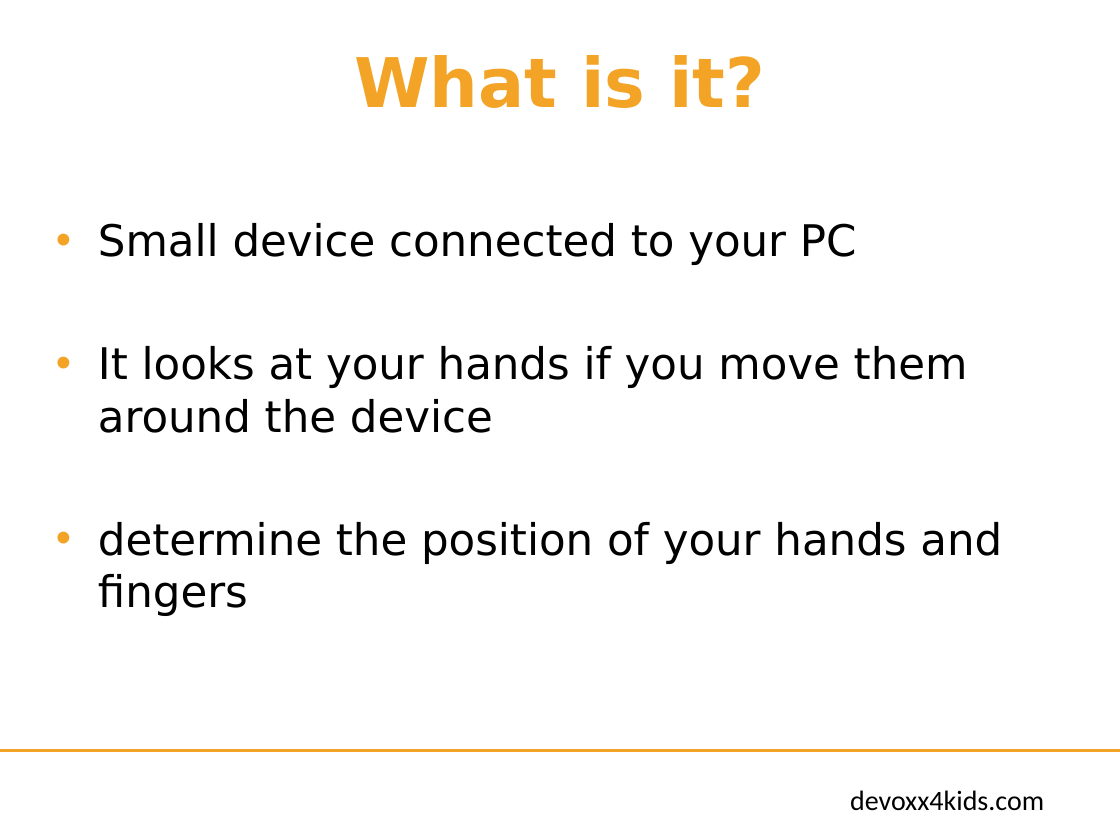
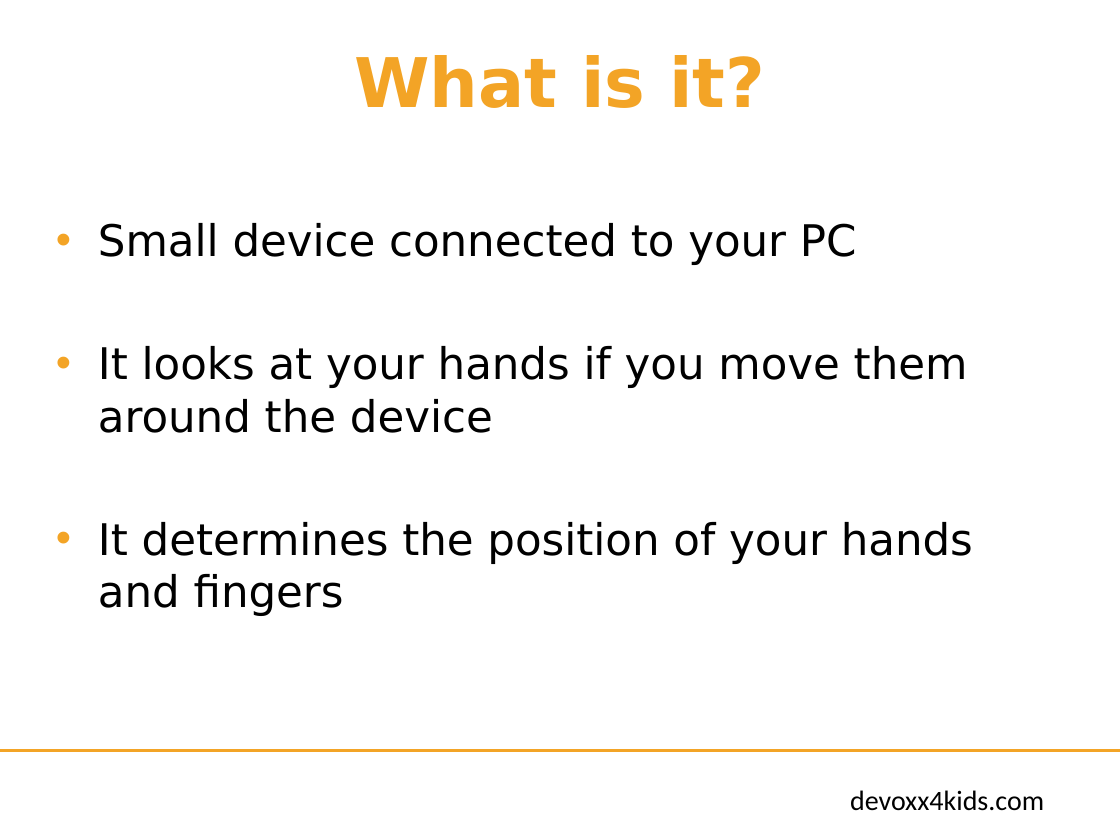
Before and after one commit to bertjan/jpoint-devoxx4kids, a slide deck: slide 20 of scratch-leapmotion/instructions/en/Introduction-Scratch.pptx. Drawn at 1120x840 pixels with LibreOffice and Linux fonts; fonts in the diff are those of the drawing; background and template pictures are left out. Boxes give left, top, right and bottom in pixels: in the first picture for what was removed or moved away, otherwise in the second. Text is boxed around its words. In the diff, an @@ line names an element or a change of style, - is before the commit and + after.

```diff
--- a/scratch-leapmotion/instructions/en/Introduction-Scratch.pptx
+++ b/scratch-leapmotion/instructions/en/Introduction-Scratch.pptx
@@ text at (98,522,973,616): text changed @@
-• determine the position of your hands and fingers
+• It determines the position of your hands and fingers
```
Also in this commit, not shown: 1 other slide changed, 1 slide added.
